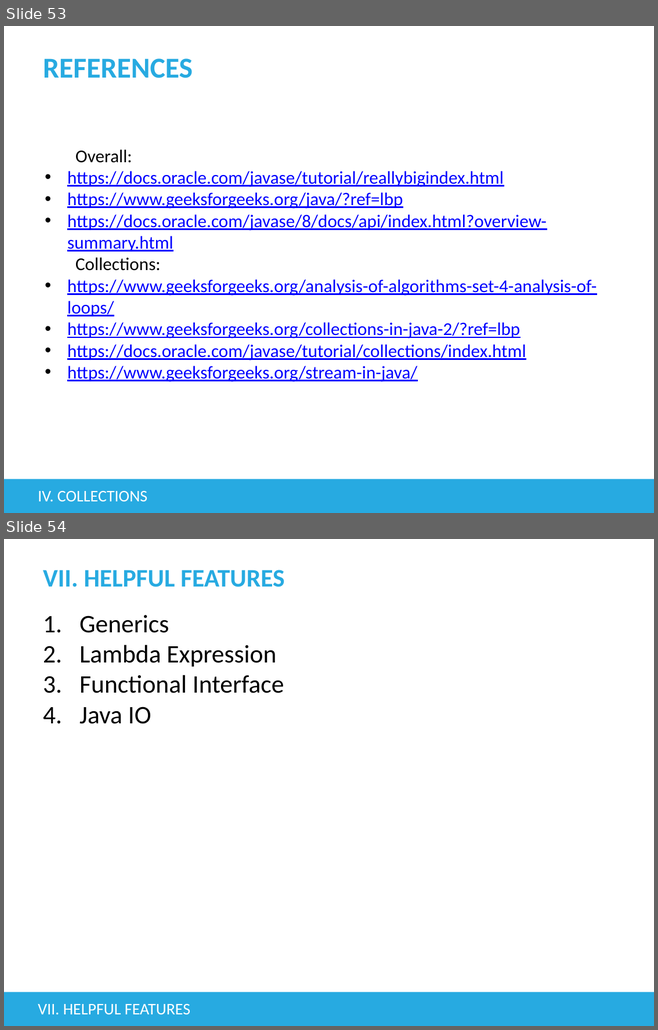
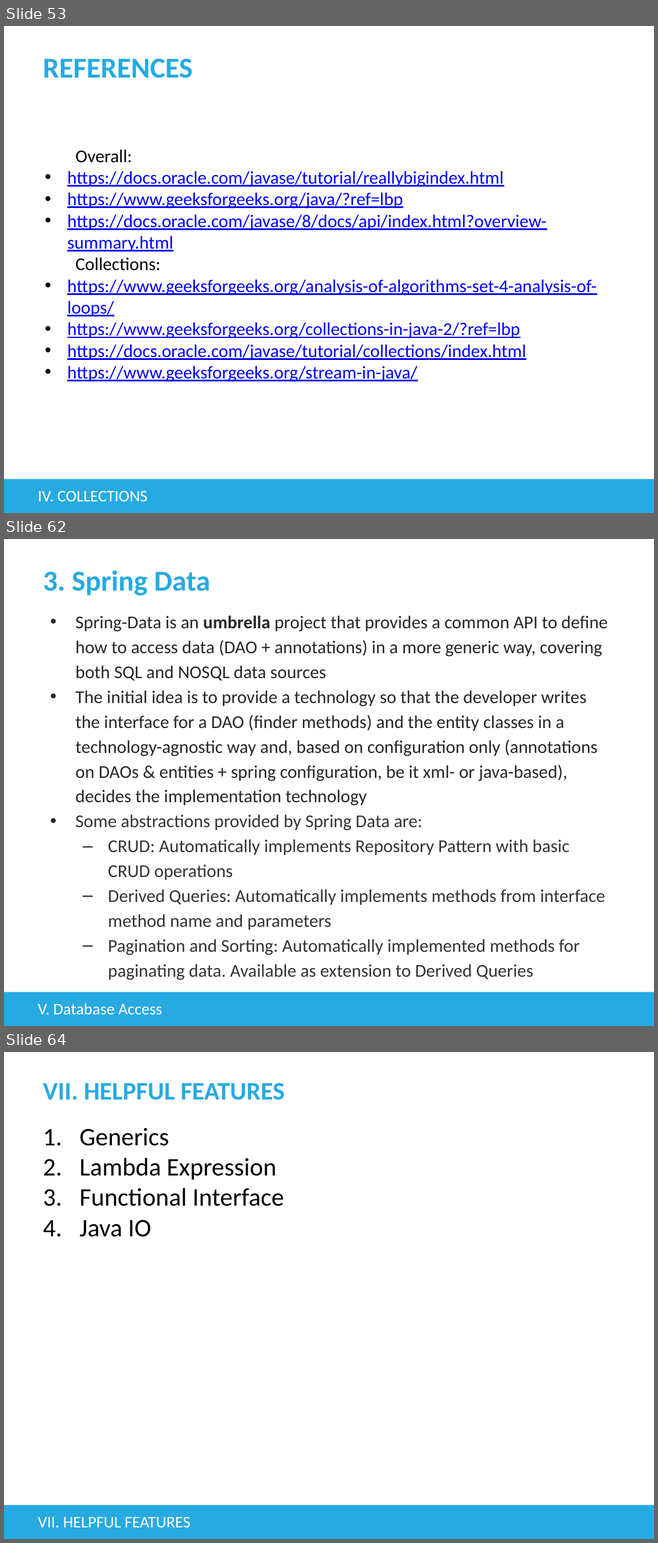
Before and after one commit to tienphat14/java-exercise, a slide deck: src/main/resources/Basic Java.pptx. Shown one above the other, each under a label of ours: slides 53 and 54 before the commit, slides 53, 62 and 64 after it; the slides between them are not shown. The pictures are 658x1030 and 658x1543 pixels, drawn with LibreOffice and Linux fonts; fonts in the diff are those of the drawing; background and template pictures are left out. Boxes give left, top, right and bottom in pixels: in the first picture for what was removed or moved away, otherwise in the second. Text is boxed around its words. In the diff, an @@ line names an element or a change of style, - is before the commit and + after.

Commit message:
databaseaccess - example

```diff
--- a/src/main/resources/Basic Java.pptx
+++ b/src/main/resources/Basic Java.pptx
@@ slide 62 added at [4, 539, 654, 1026], background #FFFFFF; not listed: 1 template element that a slide beside it also shows @@
@@ title added at [43, 570, 210, 596], 32 pt, text #27AAE1, bold @@
+3. Spring Data
@@ text added at [75, 616, 607, 980], 20 pt, text #242729 @@
+• Spring-Data is an umbrella project that provides a common API to define how to access data (DAO + annotations) in a more generic way, covering both SQL and NOSQL data sources
+• The initial idea is to provide a technology so that the developer writes the interface for a DAO (finder methods) and the entity classes in a technology-agnostic way and, based on configuration only (annotations on DAOs & entities + spring configuration, be it xml- or java-based), decides the implementation technology
+• Some abstractions provided by Spring Data are:
+  – CRUD: Automatically implements Repository Pattern with basic CRUD operations
+  – Derived Queries: Automatically implements methods from interface method name and parameters
+  – Pagination and Sorting: Automatically implemented methods for paginating data. Available as extension to Derived Queries
@@ text added at [38, 1003, 162, 1015], 18 pt, text #FFFFFF @@
+V. Database Access
@@ what was slide 54 is now slide 64 @@
```
Also in this commit, not shown: 1 slide changed, 9 other slides added, 17 other files.
